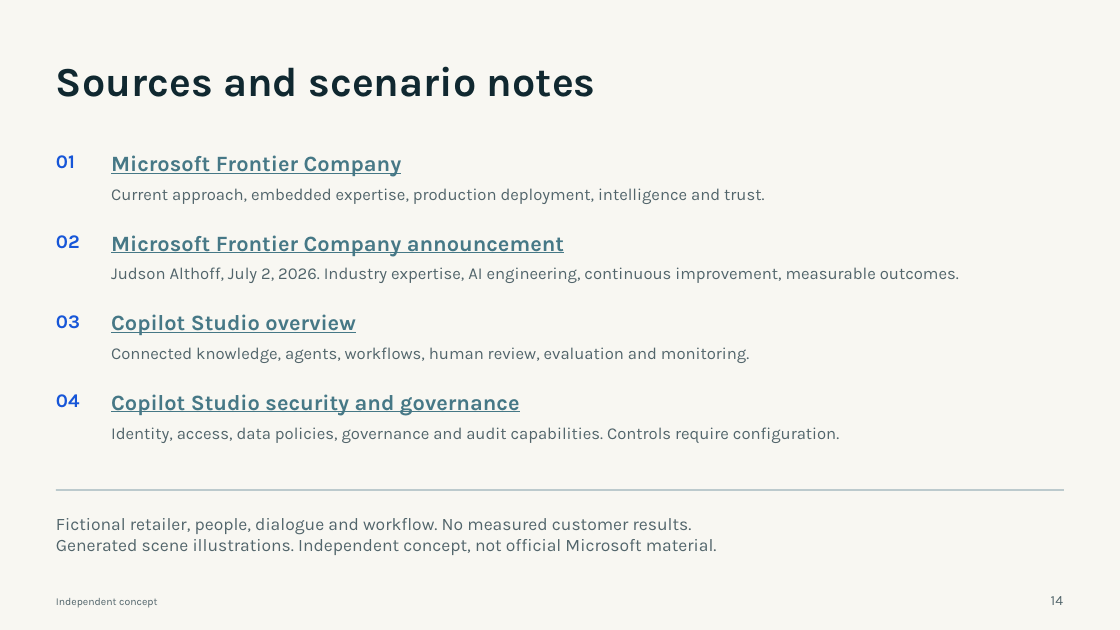
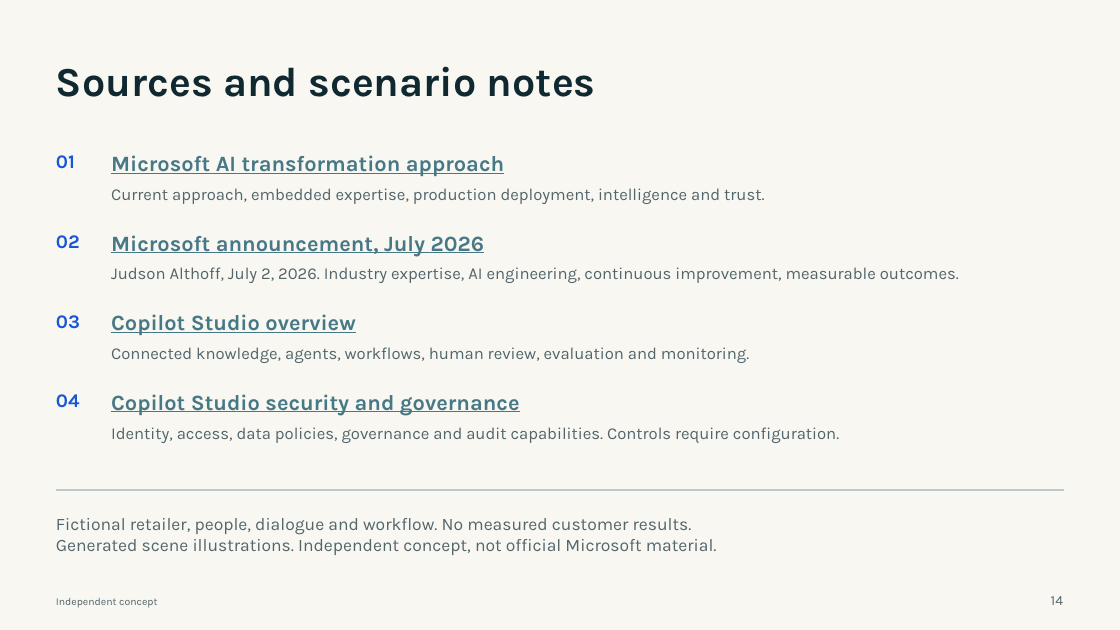
Before and after one commit to meobrien22/Meghan_Microsoft_Frontier_Portfolio, a slide deck: slide 14 of decks/frontier-customer/The-Promise-at-the-Other-End.pptx. Drawn at 1120x630 pixels with LibreOffice and Linux fonts; fonts in the diff are those of the drawing. Boxes give left, top, right and bottom in pixels: in the first picture for what was removed or moved away, otherwise in the second. Text is boxed around its words. In the diff, an @@ line names an element or a change of style, - is before the commit and + after.

Commit message:
Remove Frontier branding from customer story deck

```diff
--- a/decks/frontier-customer/The-Promise-at-the-Other-End.pptx
+++ b/decks/frontier-customer/The-Promise-at-the-Other-End.pptx
@@ text at (111,155,504,176): text changed @@
-Microsoft Frontier Company
+Microsoft AI transformation approach
@@ text at (111,235,484,257): text changed @@
-Microsoft Frontier Company announcement
+Microsoft announcement, July 2026
```
Also in this commit, not shown: 1 other slide changed, 7 other files.
